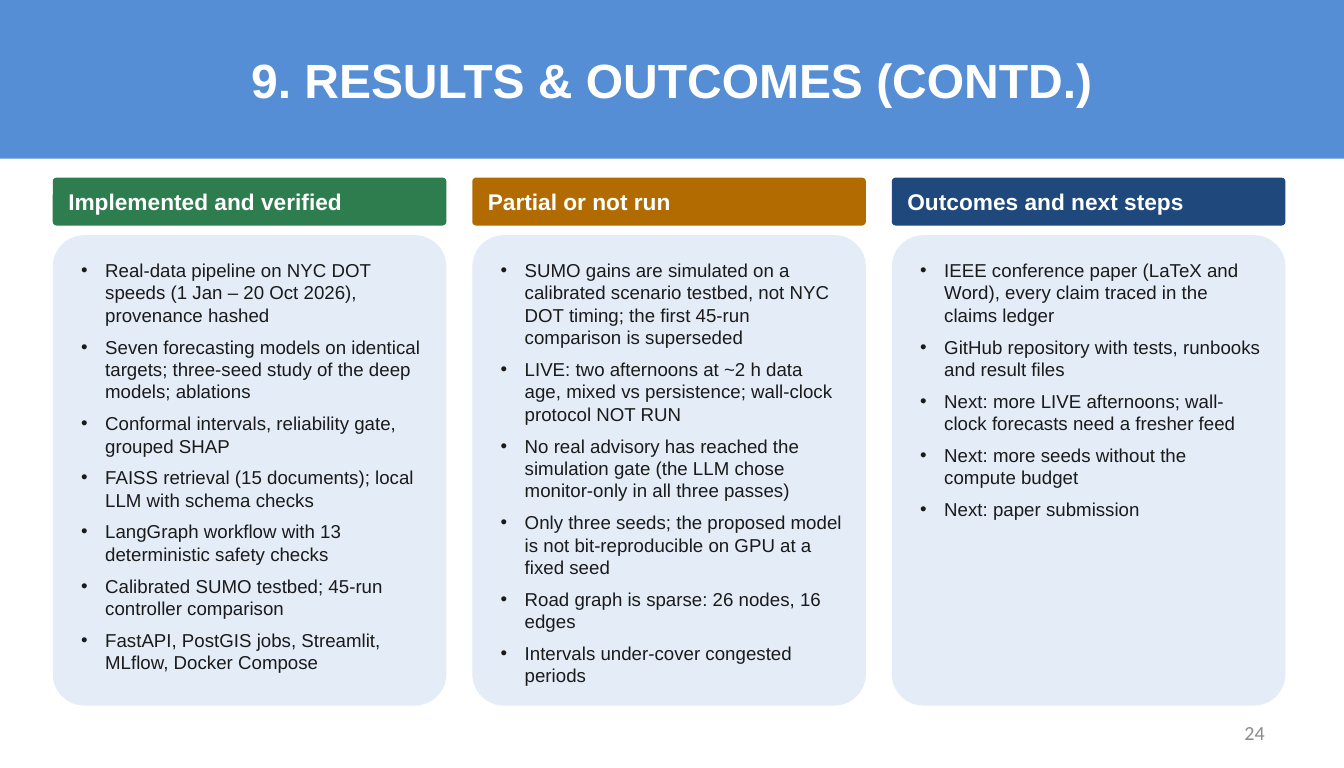
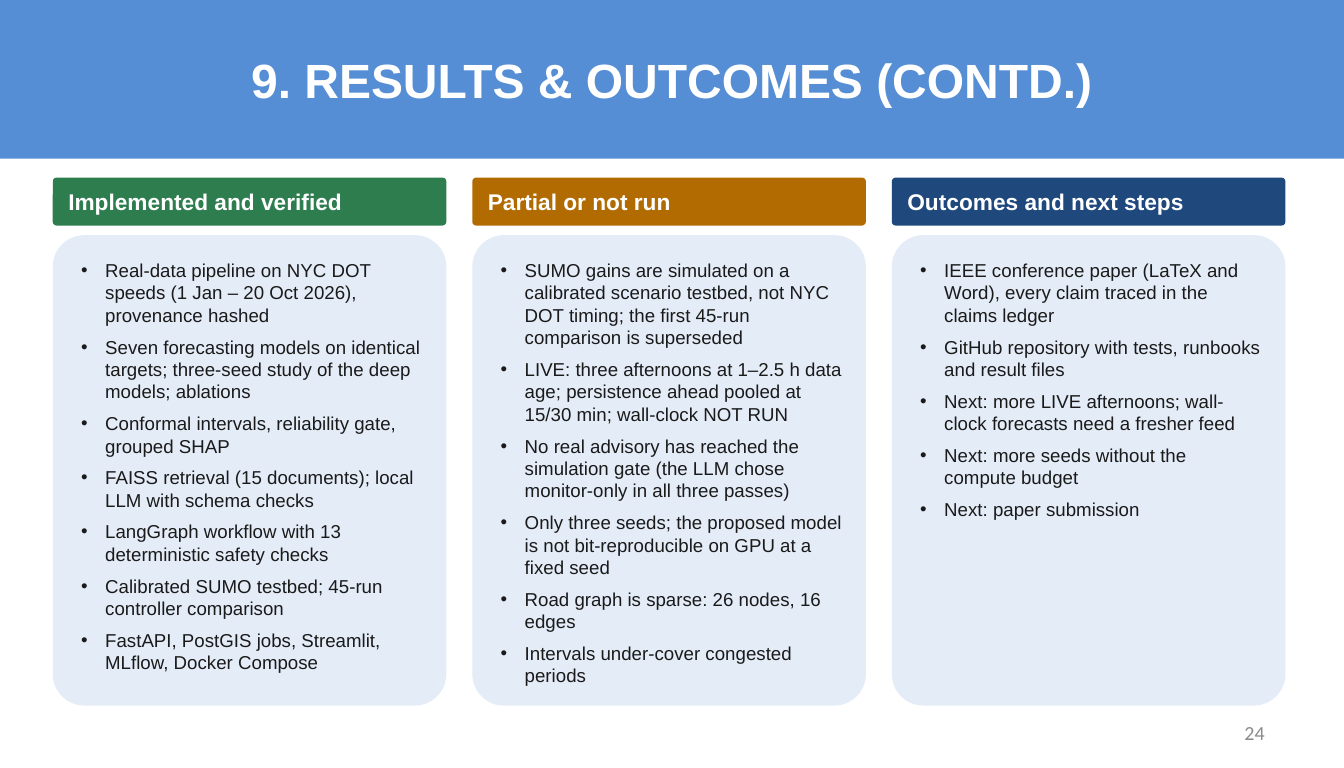
Before and after one commit to sricharansk/Major-Project, a slide deck: slide 24 of presentation/Final_Review_S_K_Sricharan_25MML1010.pptx. Drawn at 1344x768 pixels with LibreOffice and Linux fonts; fonts in the diff are those of the drawing. Boxes give left, top, right and bottom in pixels: in the first picture for what was removed or moved away, otherwise in the second. Text is boxed around its words. In the diff, an @@ line names an element or a change of style, - is before the commit and + after.

```diff
--- a/presentation/Final_Review_S_K_Sricharan_25MML1010.pptx
+++ b/presentation/Final_Review_S_K_Sricharan_25MML1010.pptx
@@ text in rounded rectangle at (525, 362, 841, 424): text changed @@
-• LIVE: two afternoons at ~2 h data age, mixed vs persistence; wall-clock protocol NOT RUN
+• LIVE: three afternoons at 1–2.5 h data age; persistence ahead pooled at 15/30 min; wall-clock NOT RUN
```
Also in this commit, not shown: 1 other slide changed, 5 other files.
